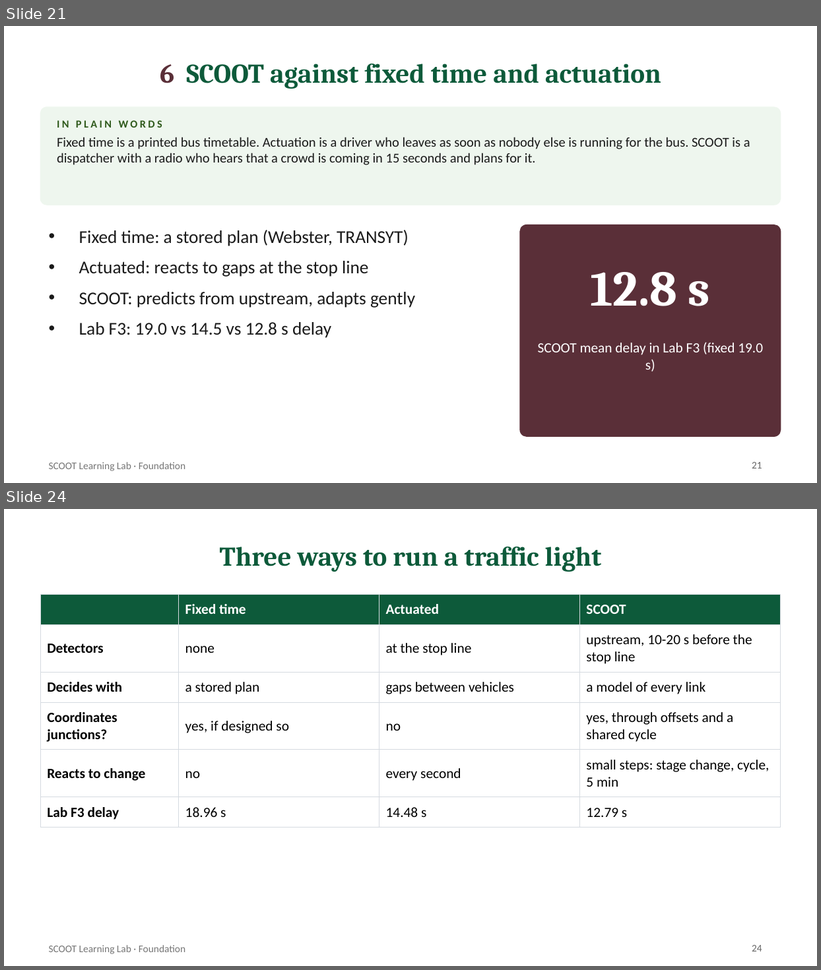
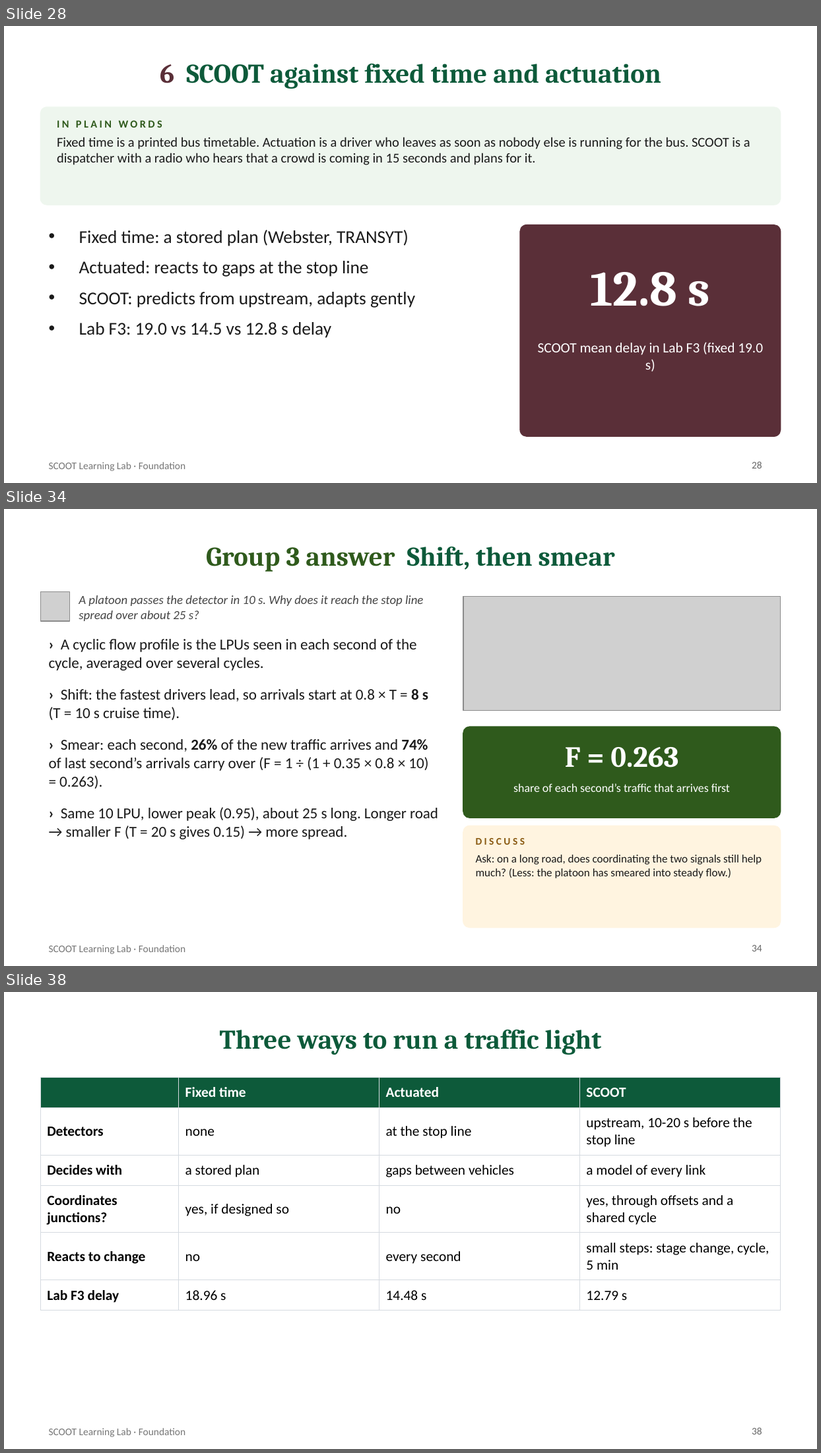
Before and after one commit to smrahmanbd/scoot-learning-lab, a slide deck: docs/materials/SCOOT_Foundation_Presentation.pptx. Shown one above the other, each under a label of ours: slides 21 and 24 before the commit, slides 28, 34 and 38 after it; the slides between them are not shown. The pictures are 821x970 and 821x1453 pixels, drawn with LibreOffice and Linux fonts; fonts in the diff are those of the drawing; grey boxes stand for pictures. Boxes give left, top, right and bottom in pixels: in the first picture for what was removed or moved away, otherwise in the second. Text is boxed around its words. In the diff, an @@ line names an element or a change of style, - is before the commit and + after.

```diff
--- a/docs/materials/SCOOT_Foundation_Presentation.pptx
+++ b/docs/materials/SCOOT_Foundation_Presentation.pptx
@@ slide 34 added at <box>4,509,817,966</box>, background #FFFFFF; not listed: 1 template element that a slide beside it also shows @@
@@ title added at <box>206,547,615,572</box>, 24 pt, text #0D5A3A, bold @@
+Group 3 answer Shift, then smear
@@ picture added at <box>40,592,70,621</box> @@
@@ text added at <box>79,595,423,621</box>, 11 pt, text #444444, italic @@
+A platoon passes the detector in 10 s. Why does it reach the stop line spread over about 25 s?
@@ picture added at <box>463,597,781,712</box> @@
@@ text added at <box>49,639,438,840</box>, 13.5 pt, text #1A1A1A @@
+› A cyclic flow profile is the LPUs seen in each second of the cycle, averaged over several cycles.
+› Shift: the fastest drivers lead, so arrivals start at 0.8 × T = 8 s (T = 10 s cruise time).
+› Smear: each second, 26% of the new traffic arrives and 74% of last second’s arrivals carry over (F = 1 ÷ (1 + 0.35 × 0.8 × 10) = 0.263).
+› Same 10 LPU, lower peak (0.95), about 25 s long. Longer road → smaller F (T = 20 s gives 0.15) → more spread.
@@ rounded rectangle added at <box>463,727,781,818</box>, fill #2F5A1C, outline #2F5A1C 1 pt @@
@@ text added at <box>565,747,679,768</box>, 26 pt, text #FFFFFF, bold @@
+F = 0.263
@@ text added at <box>514,784,730,792</box>, 10.5 pt, text #FFFFFF @@
+share of each second’s traffic that arrives first
@@ rounded rectangle added at <box>463,826,781,927</box>, fill #FFF4E0, outline #FFF4E0 1 pt @@
@@ text added at <box>476,838,525,845</box>, 9 pt, text #8A5A12, bold @@
+DISCUSS
@@ text added at <box>476,855,762,879</box>, 10 pt, text #1A1A1A @@
+Ask: on a long road, does coordinating the two signals still help much? (Less: the platoon has smeared into steady flow.)
@@ page number added at <box>752,945,762,952</box>, 9 pt, text #666666 @@
+34
@@ what was slide 21 is now slide 28 @@
@@ page number at <box>752,462,762,469</box>: text changed @@
-21
+28
@@ what was slide 24 is now slide 38 @@
@@ page number at <box>752,1428,762,1435</box>: text changed @@
-24
+38
```
Also in this commit, not shown: 4 slides changed, 13 other slides added, 1 other file.
